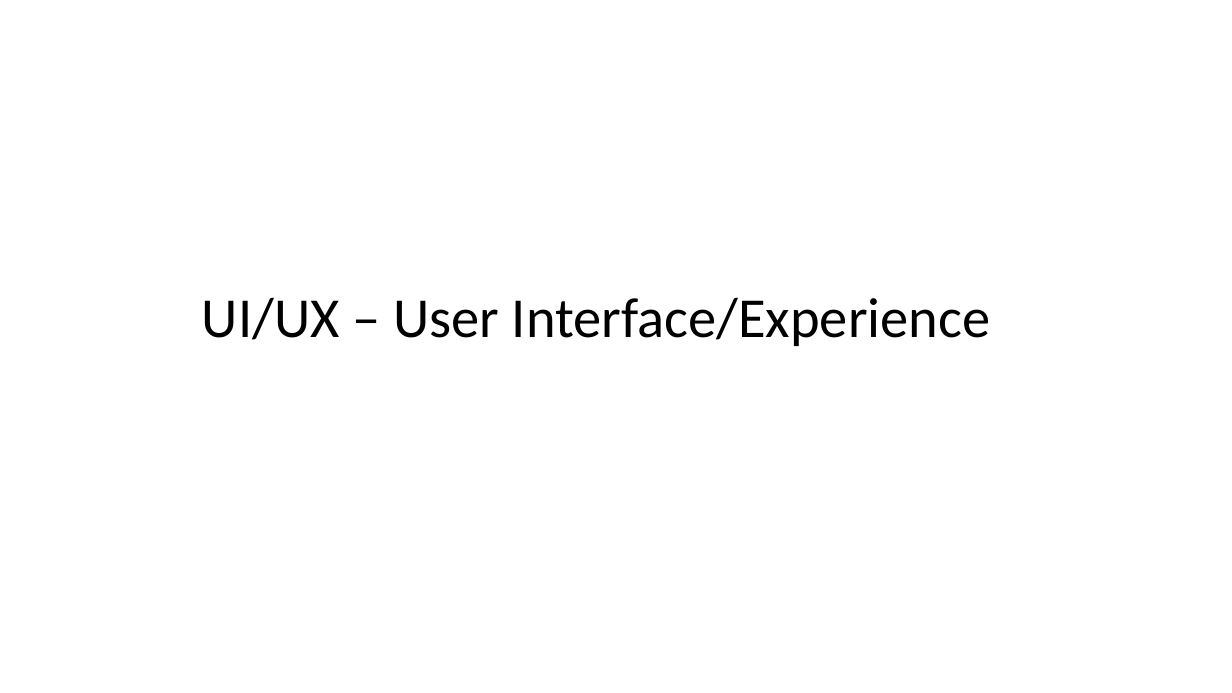
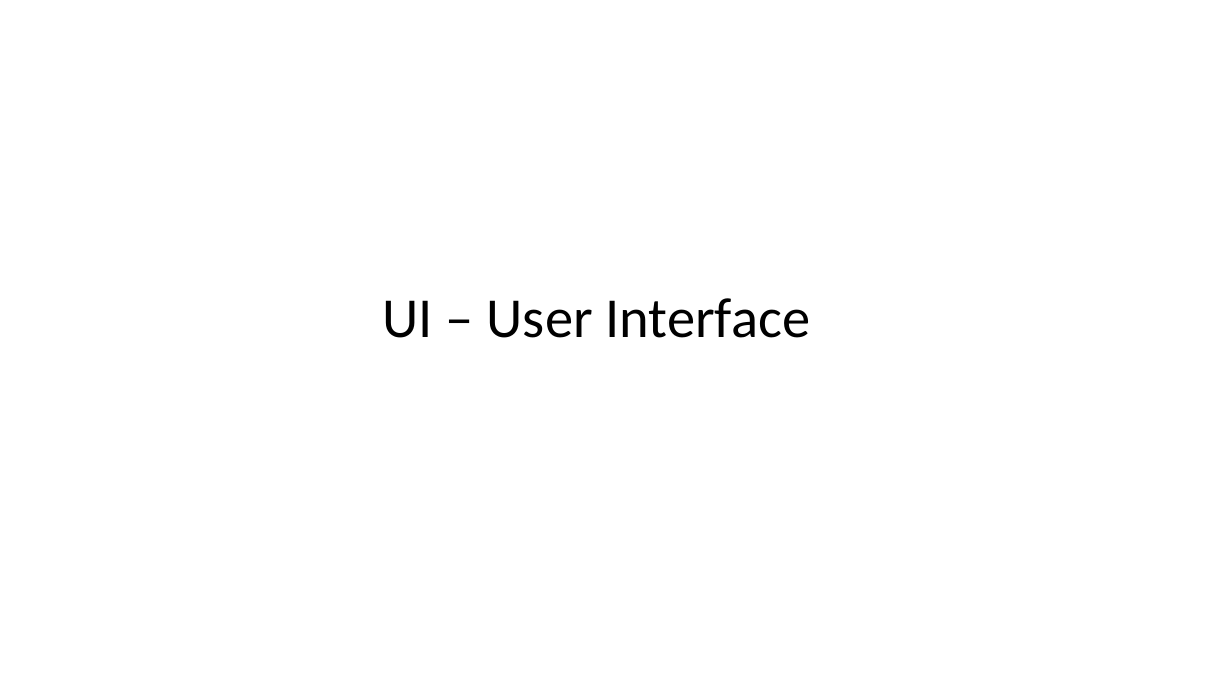
Before and after one commit to cfclick/CFSummit2016, a slide deck: slide 30 of powerpoint/architect/Crafting CF App Like An Architect.pptx. Drawn at 1232x693 pixels with LibreOffice and Linux fonts; fonts in the diff are those of the drawing; background and template pictures are left out. Boxes give left, top, right and bottom in pixels: in the first picture for what was removed or moved away, otherwise in the second. Text is boxed around its words. In the diff, an @@ line names an element or a change of style, - is before the commit and + after.

```diff
--- a/powerpoint/architect/Crafting CF App Like An Architect.pptx
+++ b/powerpoint/architect/Crafting CF App Like An Architect.pptx
@@ title at box(383, 298, 811, 338): text changed @@
-UI/UX – User Interface/Experience
+UI – User Interface
```
Also in this commit, not shown: 11 other slides changed, 1 slide added.
